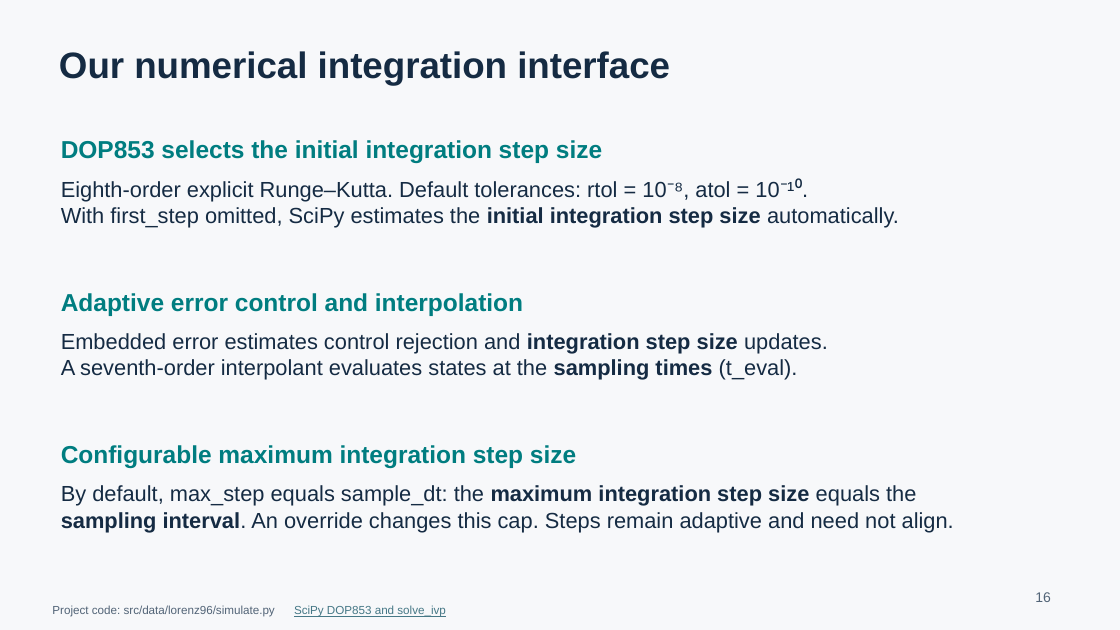
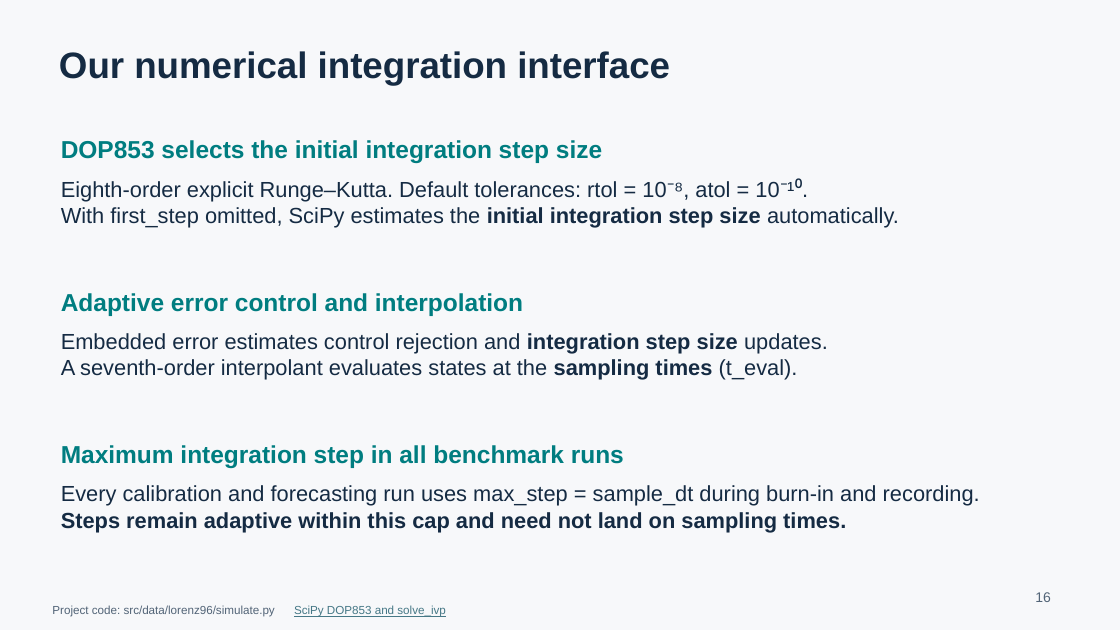
Before and after one commit to yzheng-ee/MultiscaleDynamicsAI, a slide deck: slide 19 of presentation.pptx. Drawn at 1120x630 pixels with LibreOffice and Linux fonts; fonts in the diff are those of the drawing. Boxes give left, top, right and bottom in pixels: in the first picture for what was removed or moved away, otherwise in the second. Text is boxed around its words. In the diff, an @@ line names an element or a change of style, - is before the commit and + after.

Commit message:
Refined Lorenz96-benchmark construction pipeline

```diff
--- a/presentation.pptx
+++ b/presentation.pptx
@@ text at (61,445,624,468): text changed @@
-Configurable maximum integration step size
+Maximum integration step in all benchmark runs
@@ text at (61,485,980,532): text changed @@
-By default, max_step equals sample_dt: the maximum integration step size equals the
-sampling interval. An override changes this cap. Steps remain adaptive and need not align.
+Every calibration and forecasting run uses max_step = sample_dt during burn-in and recording.
+Steps remain adaptive within this cap and need not land on sampling times.
```
Also in this commit, not shown: 19 other slides changed, 52 other files.
